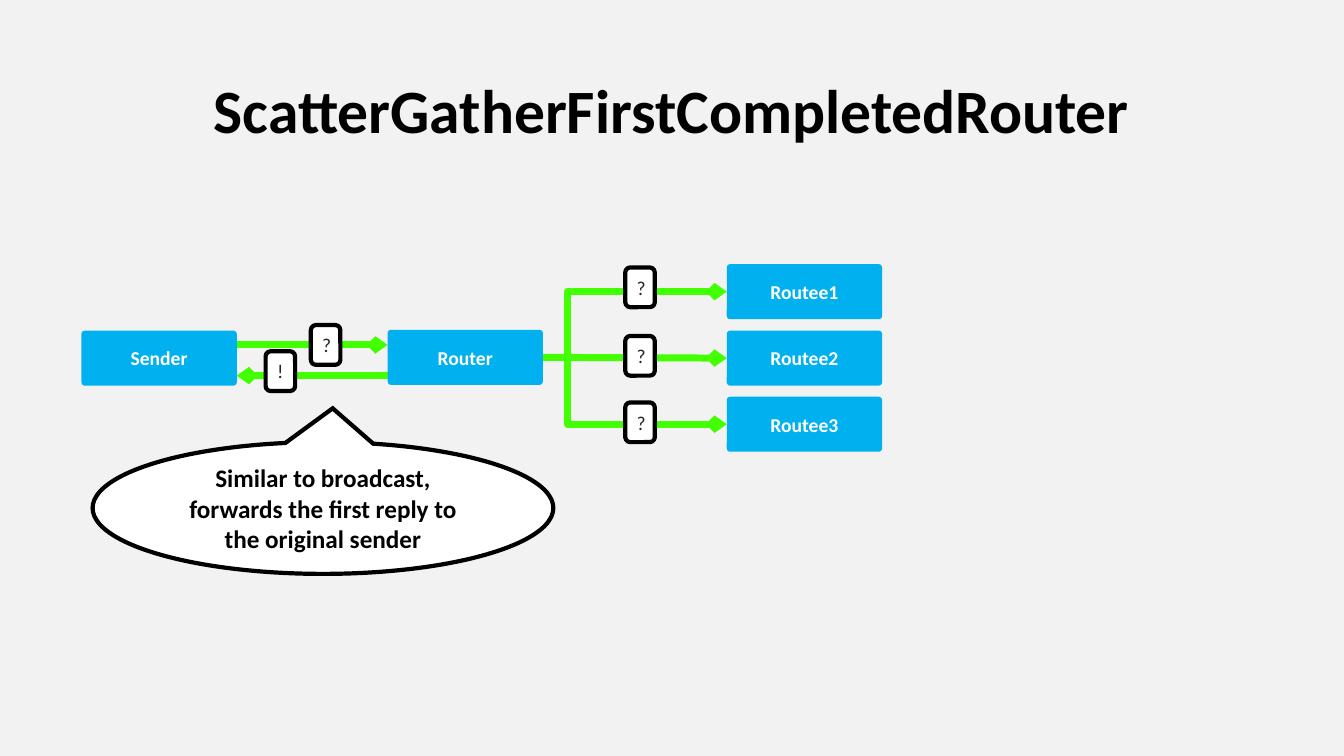
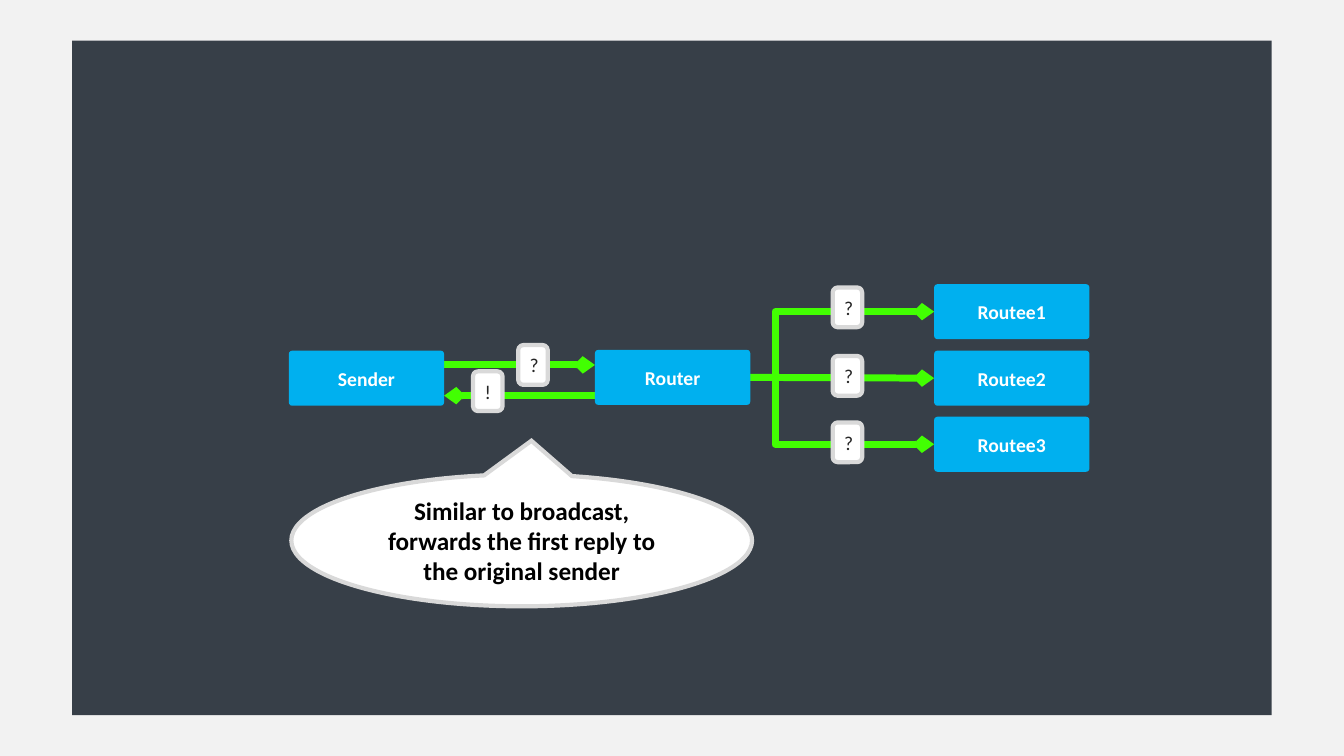
Before and after one commit to asynkron/website, a slide deck: slide 29 of media/logo.pptx. Drawn at 1344x756 pixels with LibreOffice and Linux fonts; fonts in the diff are those of the drawing. Boxes give left, top, right and bottom in pixels: in the first picture for what was removed or moved away, otherwise in the second. Text is boxed around its words. In the diff, an @@ line names an element or a change of style, - is before the commit and + after.

```diff
--- a/media/logo.pptx
+++ b/media/logo.pptx
@@ rectangle added at [73, 40, 1272, 715], fill #373F48 @@
@@ title removed at [214, 89, 1129, 143] @@
-ScatterGatherFirstCompletedRouter
@@ 6 rounded rectangles, 2 arrows: place and size @@
-6 rounded rectangles, 2 arrows at [237, 264, 882, 453]
+6 rounded rectangles, 2 arrows at [445, 284, 1090, 472]
@@ outline #000000 3 pt to #D9D9D9 3 pt in 6 elements at [291, 475, 752, 607], [473, 371, 502, 410], [518, 345, 547, 384], [833, 356, 862, 395], [833, 422, 862, 462], [833, 287, 862, 327] @@
@@ 4 rounded rectangles, 2 elbow arrows, 1 arrow: place and size @@
-4 rounded rectangles, 2 elbow arrows, 1 arrow at [82, 291, 727, 424]
+4 rounded rectangles, 2 elbow arrows, 1 arrow at [289, 312, 935, 445]
@@ speech bubble "Similar to broadcast, forwards the ...": place and size @@
-speech bubble "Similar to broadcast, forwards the ..." at [93, 443, 554, 575]
+speech bubble "Similar to broadcast, forwards the ..." at [291, 475, 752, 607]
```
Also in this commit, not shown: 8 other slides changed, 2 other files.
